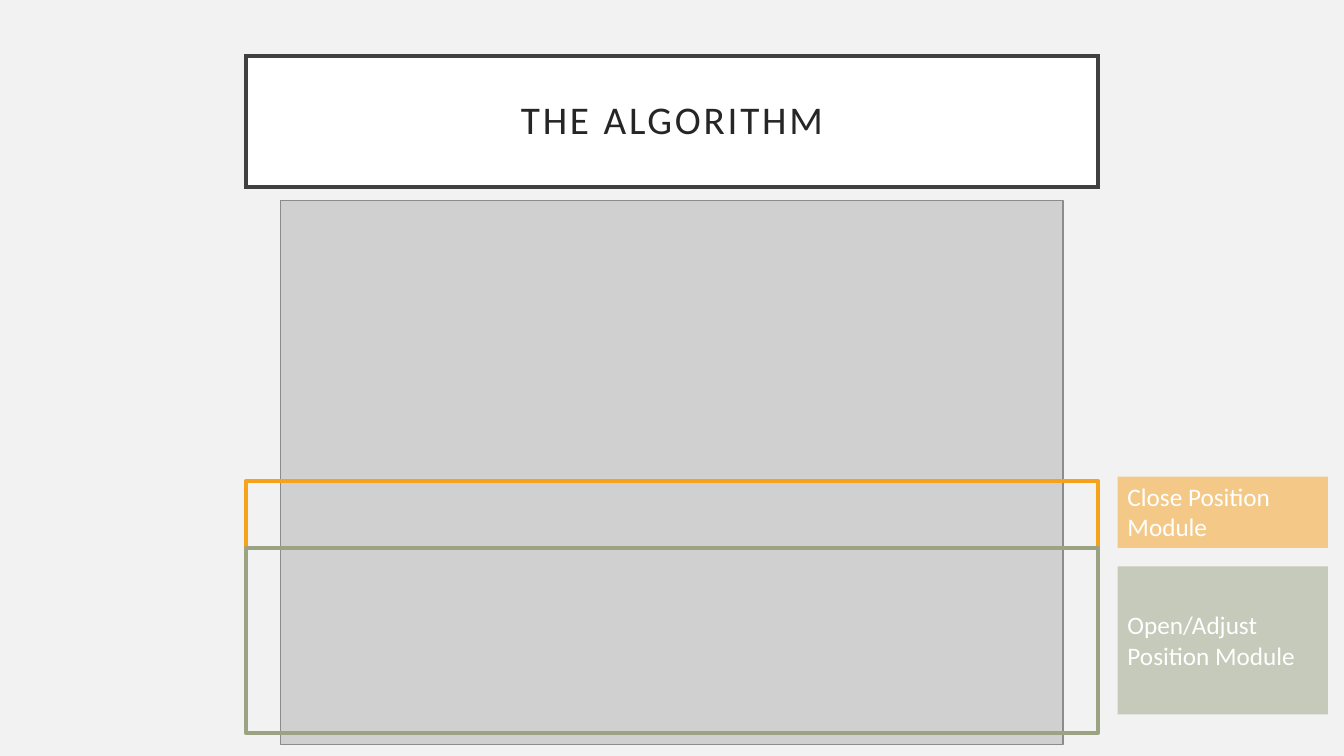
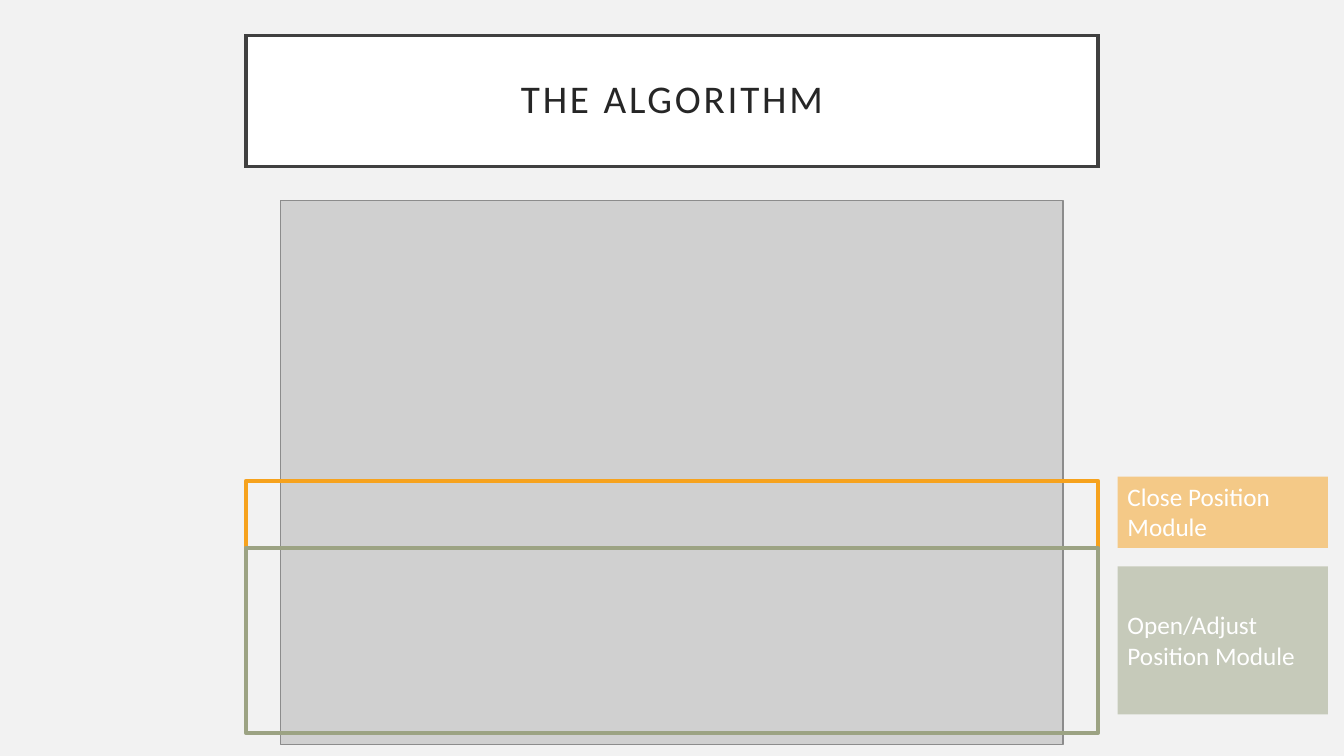
Before and after one commit to Jackil0216/Algothon-deeptrade-mf, a slide deck: slide 3 of Trading Algorithm Presentation.pptx. Drawn at 1344x756 pixels with LibreOffice and Linux fonts; fonts in the diff are those of the drawing; grey boxes stand for pictures. Boxes give left, top, right and bottom in pixels: in the first picture for what was removed or moved away, otherwise in the second. Text is boxed around its words. In the diff, an @@ line names an element or a change of style, - is before the commit and + after.

```diff
--- a/Trading Algorithm Presentation.pptx
+++ b/Trading Algorithm Presentation.pptx
@@ title "THE ALGORITHM": place and size @@
-title "THE ALGORITHM" at [246,56,1098,188]
+title "THE ALGORITHM" at [246,35,1098,166]
```
Also in this commit, not shown: 4 other slides changed, 1 slide added.
